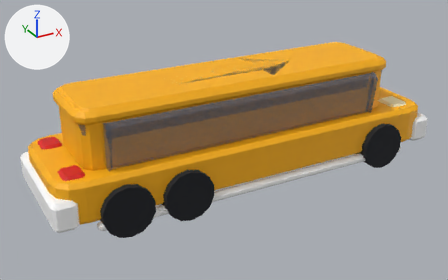
A saved change to the glTF model game/assets/resources/models/truck.glb.
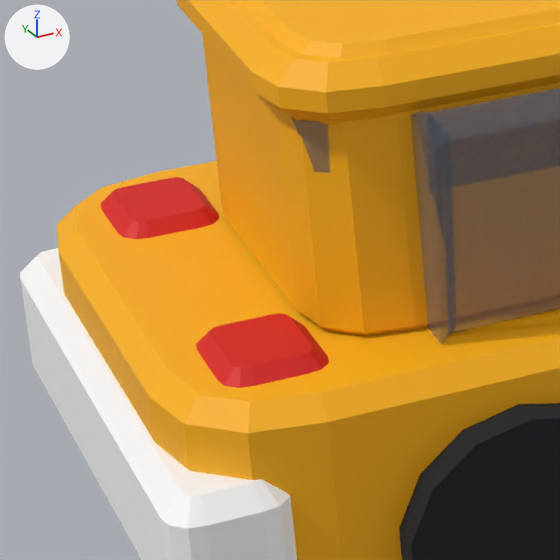
The first picture shows the older version from a 50 mm camera at (-2.26, -3.87, 2.24) aimed at (-0.13, 0.0, 0.31). The close-ups show the older and then the newer version on the part from 4% to 30% of the width and 35% to 78% of the height of that picture. Only the edits that show in the close-ups are written down. Every picture has the same lights, and +X, +Y and +Z are marked at upper left. Where no turn or scale is listed for an object, it has been applied to the vertices.

The older version as bpy lines, for what is in view:
```python
me_mesh_12 = bpy.data.meshes.new('Mesh_12')
me_mesh_12.from_pydata(...)  # 64 vertices, 124 faces; spans x -0.075..0.075, y -0.09..0.09, z -0.02..0.04
me_mesh_12.materials.append(mat_taillamp)  # red #d81b16
me_mesh_14 = bpy.data.meshes.new('Mesh_14')
me_mesh_14.from_pydata(...)  # 64 vertices, 124 faces; spans x -0.075..0.075, y -0.09..0.09, z -0.02..0.04
me_mesh_14.materials.append(mat_taillamp)  # red #d81b16
me_mesh_8 = bpy.data.meshes.new('Mesh_8')
me_mesh_8.from_pydata(...)  # 64 vertices, 124 faces; spans x -0.085..0.085, y -0.465..0.465, z -0.03..0.18
me_mesh_8.materials.append(mat_trim)  # white #ffffff
ob_bumper_rear = bpy.data.objects.new('bumper_rear', me_mesh_8)
ob_bumper_rear.location = (-1.5, 0.0, 0.16)
ob_taillight = bpy.data.objects.new('taillight', me_mesh_12)
ob_taillight.location = (-1.395, -0.27, 0.42)
ob_taillight_001 = bpy.data.objects.new('taillight.001', me_mesh_14)
ob_taillight_001.location = (-1.395, 0.27, 0.42)
# also in view: 'side_window' at (-0.08, -0.33, 0.6); 'roof' at (-0.06, 0.0, 0.8); 'rear_window' at (-1.22, 0.0, 0.6); 'wheel.004' at (-1.1, -0.43, 0.19); 'cabin' at (-0.06, 0.0, 0.64)
```
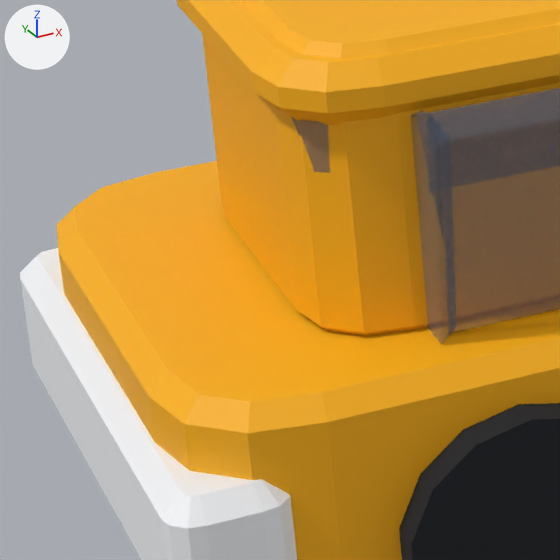
Where the newer file only moved an object's origin or applied its transform, the numbers keep the older frame.

Diff of the bpy script that builds the scene:
```diff
--- a/game/assets/resources/models/truck.glb.py
+++ b/game/assets/resources/models/truck.glb.py
@@ ob_taillight @@
-ob_taillight = bpy.data.objects.new('taillight', me_mesh_12)
-ob_taillight.location = (-1.395, -0.27, 0.42)
@@ ob_taillight_001 @@
-ob_taillight_001 = bpy.data.objects.new('taillight.001', me_mesh_14)
-ob_taillight_001.location = (-1.395, 0.27, 0.42)
```

Where the change shows, as pixel boxes [x1, y1, x2, y2] in the close-ups (560 x 560 px):
'taillight', deleted (red)
    before: [196, 313, 329, 388]
'taillight.001', deleted (red)
    before: [100, 177, 220, 239]
